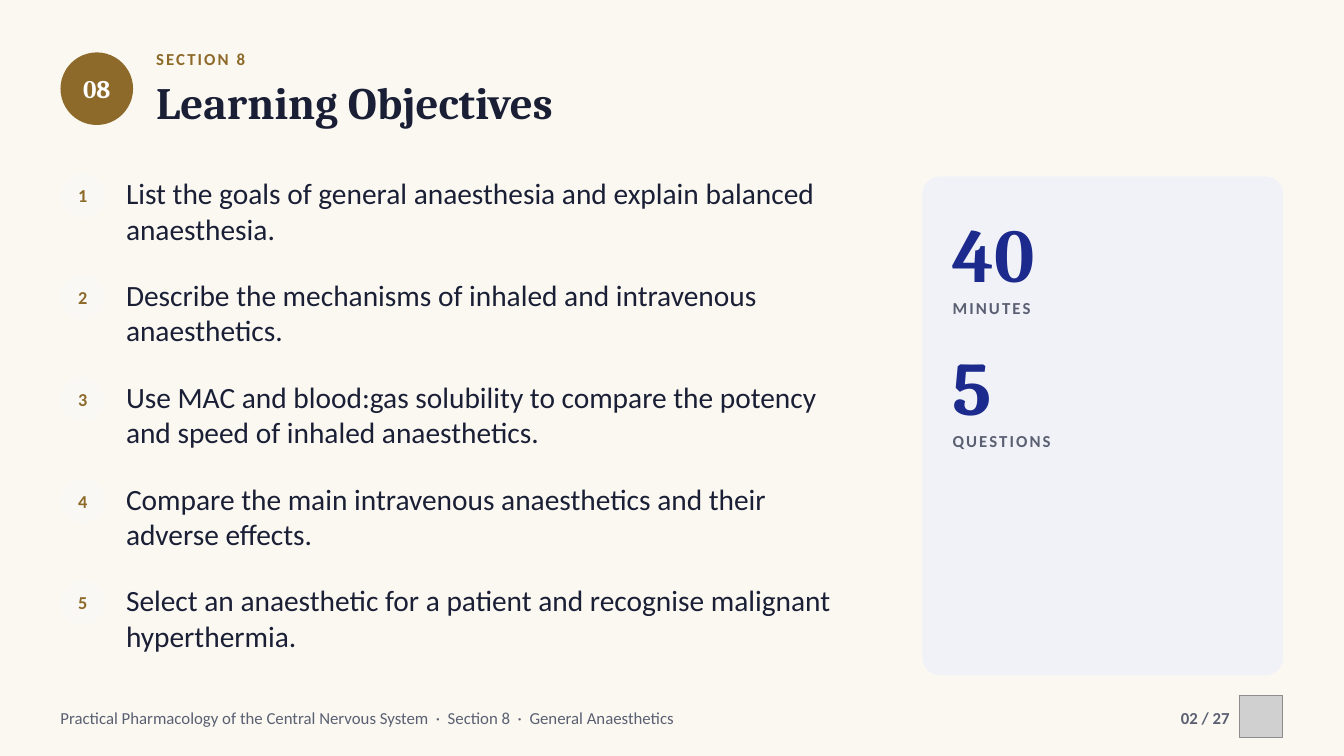
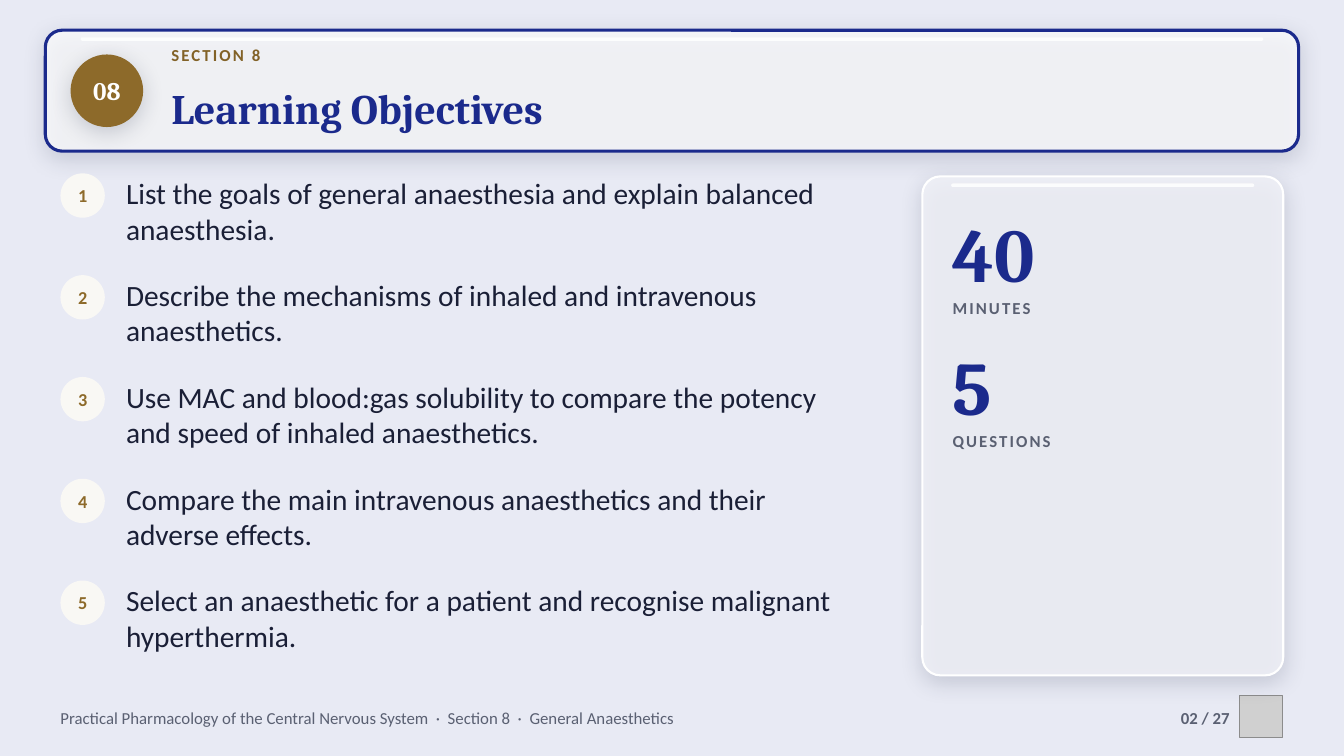
Before and after one commit to drrefaat18-ops/yasser, a slide deck: slide 2 of projects/cns-pharmacology-practical/slides/ch08-general-anaesthetics.pptx. Drawn at 1344x756 pixels with LibreOffice and Linux fonts; fonts in the diff are those of the drawing; grey boxes stand for pictures; background and template pictures are left out. Boxes give left, top, right and bottom in pixels: in the first picture for what was removed or moved away, otherwise in the second. Text is boxed around its words. In the diff, an @@ line names an element or a change of style, - is before the commit and + after.

```diff
--- a/projects/cns-pharmacology-practical/slides/ch08-general-anaesthetics.pptx
+++ b/projects/cns-pharmacology-practical/slides/ch08-general-anaesthetics.pptx
@@ background #FAF8F1 to picture (left out) @@
@@ rounded rectangle added at box(45, 30, 1299, 151), fill #FFFFFF at 70% opacity, outline #1B2A8C 2.25 pt @@
@@ ellipse "08": place and size @@
-ellipse "08" at box(60, 52, 133, 125)
+ellipse "08" at box(71, 54, 143, 127)
@@ ellipse "08" at box(71, 54, 143, 127): shadow on @@
@@ text "SECTION 8": place and size @@
-text "SECTION 8" at box(156, 53, 245, 65)
+text "SECTION 8" at box(171, 49, 260, 61)
@@ text "SECTION 8" at box(171, 49, 260, 61): text colour #8D6A2A to #826227 @@
@@ text "Learning Objectives": place and size @@
-text "Learning Objectives" at box(156, 88, 553, 129)
+text "Learning Objectives" at box(171, 95, 543, 134)
@@ text "Learning Objectives" at box(171, 95, 543, 134): size 32 to 30 pt, text colour #1A1F36 to #1B2A8C; vertical alignment top to middle @@
@@ rounded rectangle at box(923, 176, 1284, 676): fill #F1F2F8 to #F1F2F8 at 80% opacity; outline none to #FFFFFF 1.5 pt; shadow on @@
```
Also in this commit, not shown: 24 other slides changed, 15 other files.
